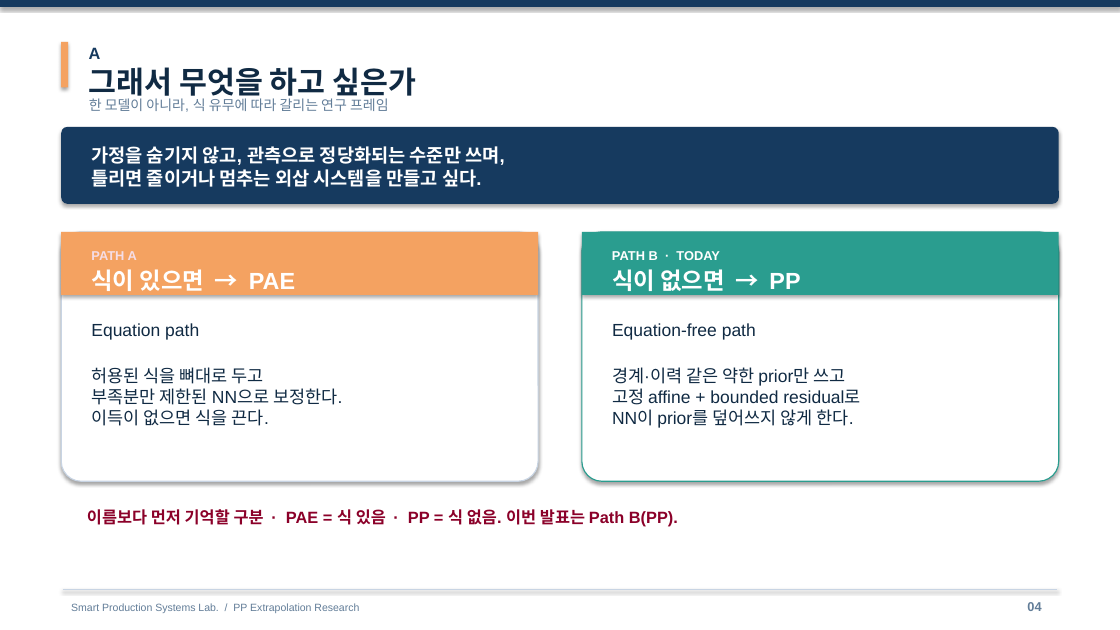
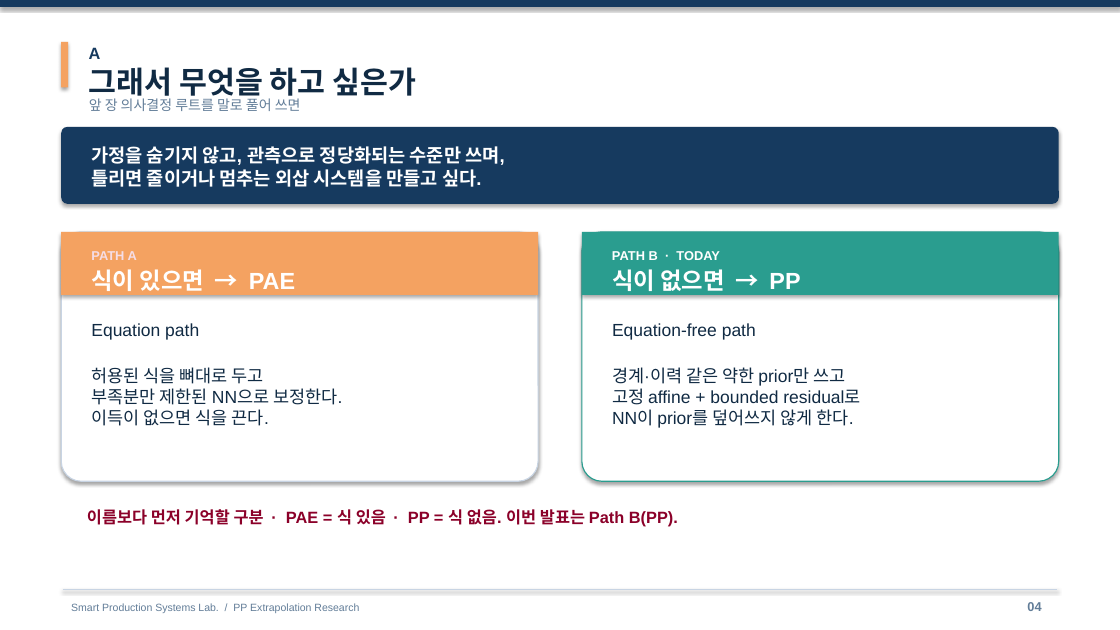
Before and after one commit to amumujs-create/pp_pae_total, a slide deck: slide 4 of output/PP_Research_Detailed_v2.pptx. Drawn at 1120x630 pixels with LibreOffice and Linux fonts; fonts in the diff are those of the drawing. Boxes give left, top, right and bottom in pixels: in the first picture for what was removed or moved away, otherwise in the second. Text is boxed around its words. In the diff, an @@ line names an element or a change of style, - is before the commit and + after.

```diff
--- a/output/PP_Research_Detailed_v2.pptx
+++ b/output/PP_Research_Detailed_v2.pptx
@@ text at [89, 98, 301, 111]: text changed @@
-한 모델이 아니라, 식 유무에 따라 갈리는 연구 프레임
+앞 장 의사결정 루트를 말로 풀어 쓰면
```
Also in this commit, not shown: 1 slide added, 1 slide removed, 3 other files.
